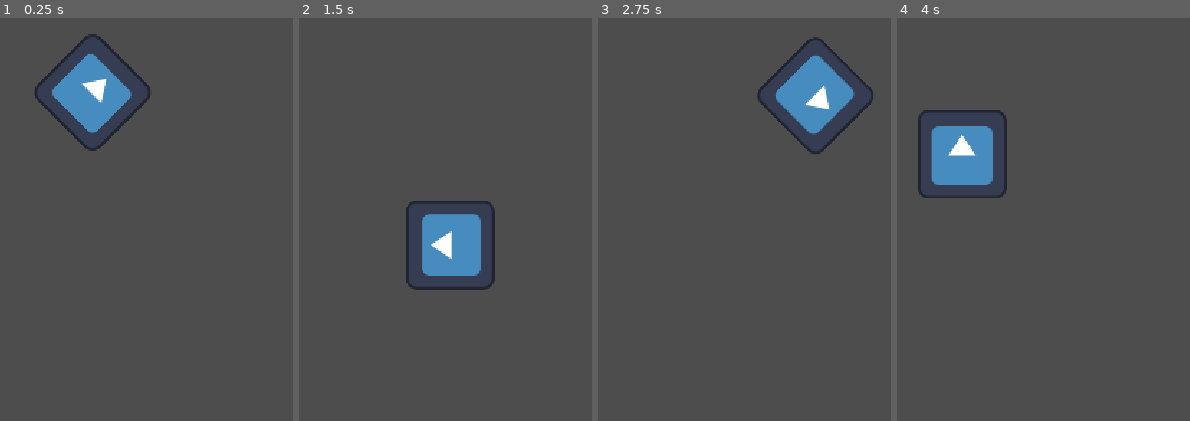
Above: before the commit, frames 1-4 (left to right).
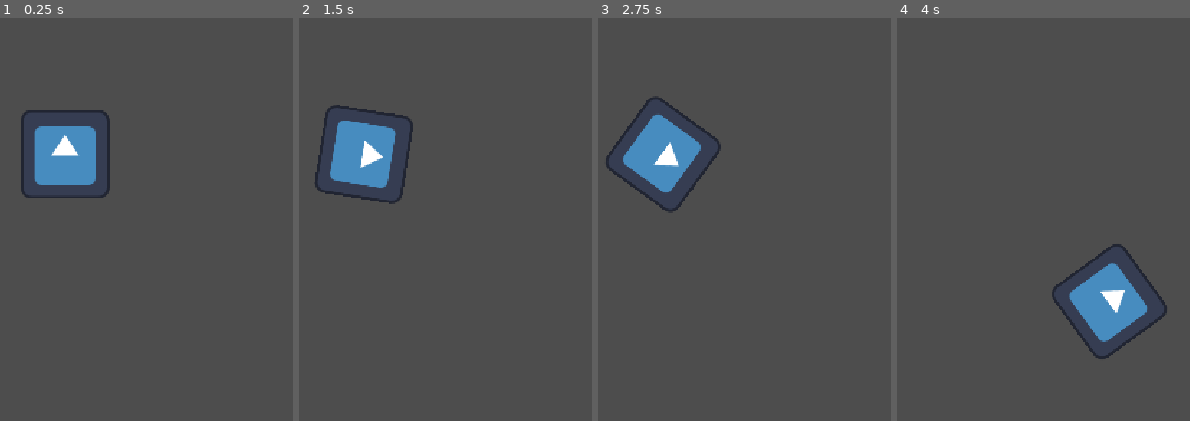
Above: after the commit, the same moments.

Repository: sumoondev/my-game-2d
Game: Godot game, scene res://sprite_2d.tscn
The game is run twice, just before and just after one commit, with the same random seed, the same clock (stepped at 60 frames per second) and the same inputs. This scene is started directly instead of the project's main scene. The engine's default icon, where the game draws it, is replaced by a stand-in: a white triangle on a blue panel in a dark square.
Inputs:
- Up to frame 1 (0.25 s): no input
- Up to frame 2 (1.5 s): hold Right (ui_right) 0.53-1.28 s; hold Left (ui_left) from 1.28 s (still down)
- Up to frame 3 (2.75 s): release Left (ui_left) at 2.03 s; hold Right (ui_right) from 2.03 s (still down)
- Up to frame 4 (4 s): release Right (ui_right) at 2.78 s; hold Up (ui_up) 2.78-3.53 s; hold Left (ui_left) from 3.53 s (still down)

The runs differ from the first frame. In frame 1, 7.4% of the frame differs, in the area x 7-52%, y 3-45%; in frame 2, 7.9%, in the area x 5-67%, y 21-68%; in frame 3, 7.8%; in frame 4, 7.8%.

Commit message:
feat: Listen to player input

Diff:
--- a/sprite_2d.gd
+++ b/sprite_2d.gd
@@ -7,7 +7,17 @@
 var angular_speed = PI
 
 func _process(delta):
-	rotation += angular_speed * delta
+	var direction = 0
+	var velocity = Vector2.ZERO
+	if Input.is_action_pressed("ui_left"):
+		direction = -1
+	if Input.is_action_pressed("ui_right"):
+		direction = 1
 
-	var velocity = Vector2.UP.rotated(rotation) * speed
+	rotation += angular_speed * direction * delta
+
+	#var velocity = Vector2.UP.rotated(rotation) * speed
+	if Input.is_action_pressed("ui_up"):
+		velocity = Vector2.UP.rotated(rotation) * speed
+
 	position += velocity * delta
